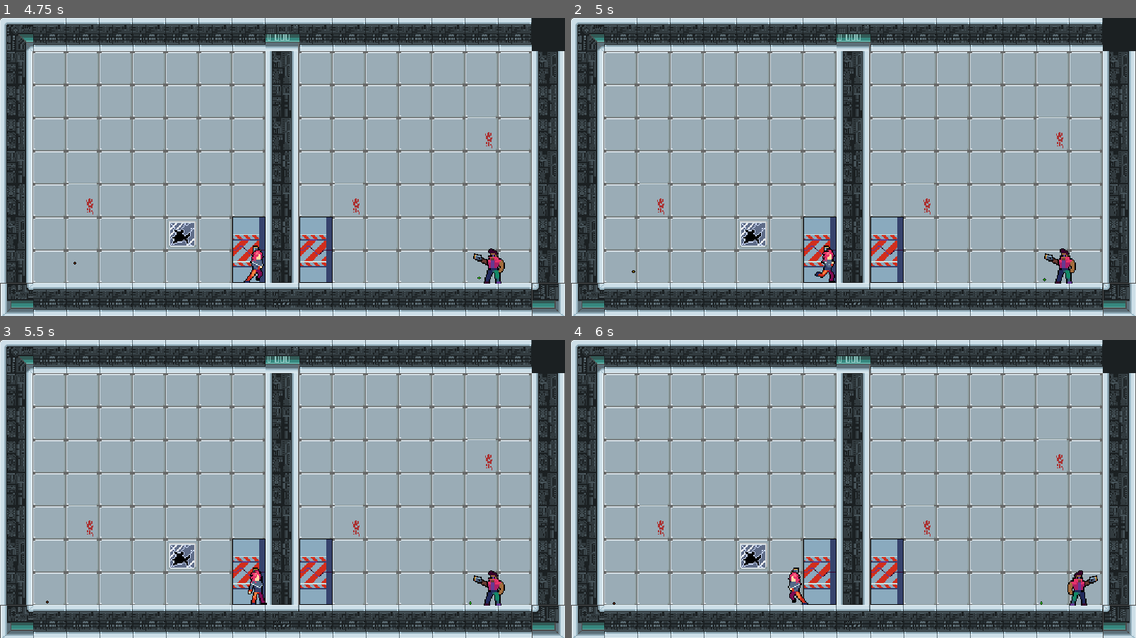
Above: before the commit, frames 1-4 (two rows, left to right).
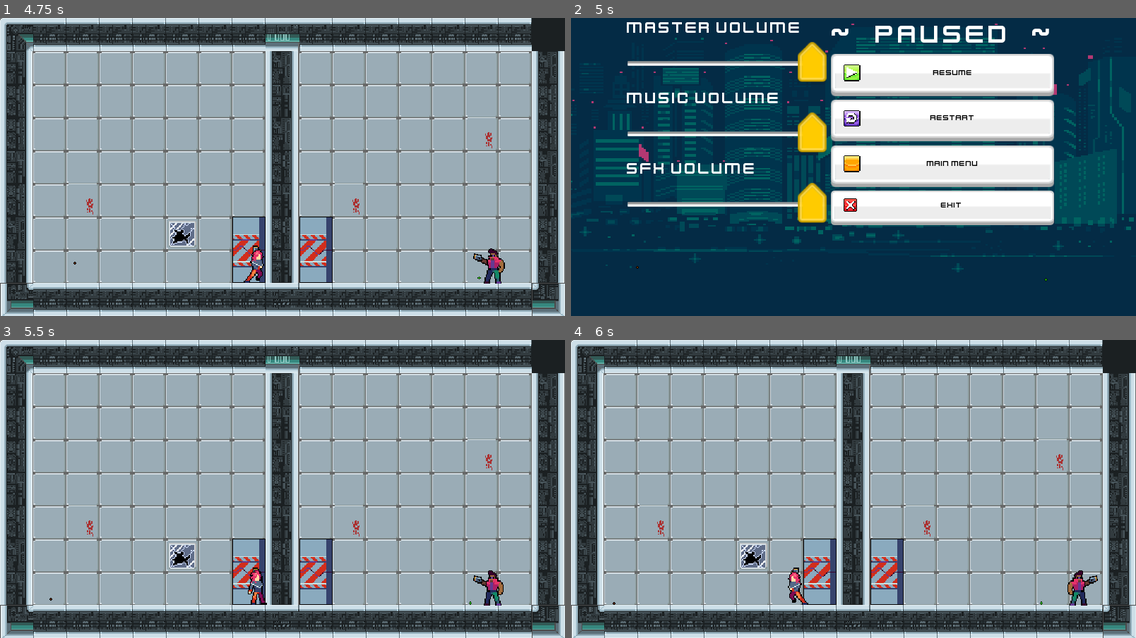
Above: after the commit, the same moments.

Repository: Pepereiram/carpincho-repo
Game: Godot game, scene res://menu/Mainmenu.tscn
The game is run twice, just before and just after one commit, with the same random seed, the same clock (stepped at 60 frames per second) and the same inputs.
Inputs (mouse positions are in pixels of both pictures, inside the frame that each line leads up to):
- Up to frame 1 (4.75 s): click "Play" at 0.5 s; hold D (move_right) 1.28-2.78 s; tap Down (apuntar_abajo2) at 1.35 s; tap W (apuntar_arriba) at 1.52, 2.27, 3.77, 4.52 s; tap Up (apuntar_arriba2) at 2.1 s; hold A (move_left) 2.78-3.53 s; tap C (lanzar1) at 2.85 s; hold D (move_right) from 3.53 s (still down); tap . (lanzar2) at 3.6 s; tap Left (move_left2) at 4.35 s
- Up to frame 2 (5 s): keep holding D (move_right); tap Escape (pauseMenu) at 4.9 s
- Up to frame 3 (5.5 s): release D (move_right) at 5 s; click (372, 396) at 5 s, where only the run after the commit has a clickable "Resume"
- Up to frame 4 (6 s): hold A (move_left) from 5.78 s (still down); tap Right (move_right2) at 5.85 s

Frame 1 is identical in both runs. In frame 2, 99% of the frame differs, in the area x 0-100%, y 0-100%; in frame 3, 0.1%; in frame 4, nothing differs.

Commit message:
Music bus added and Music added

Diff:
--- a/project/Scenes/Entities/Carpincho.tscn
+++ b/project/Scenes/Entities/Carpincho.tscn
@@ -724,14 +724,13 @@
 texture = ExtResource( 1 )
 hframes = 9
 vframes = 9
-frame = 13
+frame = 9
 
 [node name="drone" type="Sprite" parent="Pivot"]
 position = Vector2( -6, 35 )
 scale = Vector2( 2, 2 )
 texture = ExtResource( 3 )
 hframes = 4
-frame = 2
 
 [node name="explosion" type="Sprite" parent="Pivot"]
 position = Vector2( -5, 43 )
--- a/project/Scenes/Levels/escape_lvl1.tscn
+++ b/project/Scenes/Levels/escape_lvl1.tscn
@@ -1,10 +1,11 @@
-[gd_scene load_steps=6 format=2]
+[gd_scene load_steps=7 format=2]
 
 [ext_resource path="res://Scenes/Entities/NewPlayer/NewPlayer1.tscn" type="PackedScene" id=1]
 [ext_resource path="res://Scenes/Entities/NewPlayer/NewPlayer2.tscn" type="PackedScene" id=2]
 [ext_resource path="res://Scenes/tilemapTest.tscn" type="PackedScene" id=3]
 [ext_resource path="res://Scenes/Props/level_script.gd" type="Script" id=4]
 [ext_resource path="res://Scenes/Props/final_door.tscn" type="PackedScene" id=5]
+[ext_resource path="res://menu/PauseMenu/PauseMenu.tscn" type="PackedScene" id=6]
 
 [node name="escape_lvl1" type="Node2D"]
 script = ExtResource( 4 )
@@ -28,3 +29,10 @@
 
 [node name="pj2" parent="." instance=ExtResource( 2 )]
 position = Vector2( 488, 240 )
+
+[node name="PauseMenu" parent="." instance=ExtResource( 6 )]
+visible = false
+margin_left = 54.0
+margin_top = 1.0
+margin_right = 468.0
+margin_bottom = 201.0
--- /dev/null
+++ b/project/default_bus_layout.tres
@@ -0,0 +1,21 @@
+[gd_resource type="AudioBusLayout" format=2]
+
+[resource]
+bus/1/name = "BGM"
+bus/1/solo = false
+bus/1/mute = false
+bus/1/bypass_fx = false
+bus/1/volume_db = -10.0692
+bus/1/send = "Master"
+bus/2/name = "SFX"
+bus/2/solo = false
+bus/2/mute = false
+bus/2/bypass_fx = false
+bus/2/volume_db = 0.0
+bus/2/send = "Master"
+bus/3/name = "UI"
+bus/3/solo = false
+bus/3/mute = false
+bus/3/bypass_fx = false
+bus/3/volume_db = 0.0
+bus/3/send = "Master"
--- a/project/menu/Mainmenu.tscn
+++ b/project/menu/Mainmenu.tscn
@@ -1,10 +1,11 @@
-[gd_scene load_steps=8 format=2]
+[gd_scene load_steps=9 format=2]
 
 [ext_resource path="res://menu/menu.gd" type="Script" id=1]
 [ext_resource path="res://menu/theme.tres" type="Theme" id=2]
 [ext_resource path="res://menu/ui/kenneyUI-blue.tres" type="Theme" id=3]
 [ext_resource path="res://menu/cyberpunk-street-files/PNG/layers/far-buildings.png" type="Texture" id=4]
 [ext_resource path="res://menu/ui/kenneyUI.tres" type="Theme" id=5]
+[ext_resource path="res://assets/music/Space Music Pack/menu.wav" type="AudioStream" id=6]
 
 [sub_resource type="DynamicFont" id=3]
 
@@ -64,4 +65,9 @@
 theme = ExtResource( 5 )
 text = "Exit"
 
+[node name="AudioStreamPlayer" type="AudioStreamPlayer" parent="."]
+stream = ExtResource( 6 )
+autoplay = true
+bus = "BGM"
+
 [connection signal="pressed" from="VBoxContainer/exit" to="." method="_on_exit_pressed"]
--- a/project/menu/PauseMenu/PauseMenu.gd
+++ b/project/menu/PauseMenu/PauseMenu.gd
@@ -4,14 +4,18 @@
 onready var restart = $"%restart"
 onready var main_menu = $"%mainMenu"
 onready var exit = $"%exit"
-
+onready var master_volume = $"%MasterS"
+onready var music_volume = $"%MusicS"
+onready var sfx_volume = $"%sfxS"
 
 func _ready():
 	resume.connect("pressed",self, "_on_resume_pressed")
 	restart.connect("pressed",self, "_on_restart_pressed")
 	main_menu.connect("pressed",self, "_on_main_menu_pressed")
 	exit.connect("pressed",self, "_on_exit_pressed")
-
+	master_volume.connect("value_changed", self, "_on_masterV_value_changed")
+	music_volume.connect("value_changed", self, "_on_musicV_value_changed")
+	sfx_volume.connect("value_changed", self, "_on_sfxV_value_changed")
 	hide()
 
 func _input(event):
@@ -34,3 +38,12 @@
 
 func _on_exit_pressed():
 	get_tree().quit()
+
+func _on_masterV_value_changed(value: float):
+	AudioServer.set_bus_volume_db(AudioServer.get_bus_index("Master"), linear2db(value))
+
+func _on_musicV_value_changed(value: float):
+	AudioServer.set_bus_volume_db(AudioServer.get_bus_index("BGM"), linear2db(value))
+
+func _on_sfxV_value_changed(value: float):
+	AudioServer.set_bus_volume_db(AudioServer.get_bus_index("SFX"), linear2db(value))
--- a/project/menu/PauseMenu/PauseMenu.tscn
+++ b/project/menu/PauseMenu/PauseMenu.tscn
@@ -1,10 +1,12 @@
-[gd_scene load_steps=10 format=2]
+[gd_scene load_steps=12 format=2]
 
 [ext_resource path="res://menu/ui/kenneyUI.tres" type="Theme" id=1]
 [ext_resource path="res://menu/ui/kenneyUI-blue.tres" type="Theme" id=2]
 [ext_resource path="res://menu/PauseMenu/PauseMenu.gd" type="Script" id=3]
 [ext_resource path="res://menu/cyberpunk-street-files/PNG/layers/far-buildings.png" type="Texture" id=4]
 [ext_resource path="res://assets/sprites/buttons/button UI.png" type="Texture" id=5]
+[ext_resource path="res://assets/music/Space Music Pack/menu.wav" type="AudioStream" id=6]
+[ext_resource path="res://menu/ui/kenneyUI-yellow.tres" type="Theme" id=7]
 
 [sub_resource type="AtlasTexture" id=1]
 atlas = ExtResource( 5 )
@@ -24,27 +26,91 @@
 
 [node name="PauseMenu" type="MarginContainer"]
 pause_mode = 2
-anchor_left = 1.0
-anchor_right = 1.0
+anchor_left = 0.5
+anchor_right = 0.5
 anchor_bottom = 1.0
-margin_left = -218.0
+margin_left = -207.0
+margin_right = 207.0
 rect_pivot_offset = Vector2( -283, -93 )
 script = ExtResource( 3 )
 
 [node name="Sprite" type="Sprite" parent="."]
-position = Vector2( 18, 101 )
-scale = Vector2( 1.58594, 1.05729 )
+position = Vector2( 214, 144 )
+scale = Vector2( 2.30079, 1.53385 )
 texture = ExtResource( 4 )
 
-[node name="VBoxContainer" type="VBoxContainer" parent="."]
-margin_right = 218.0
+[node name="AudioStreamPlayer" type="AudioStreamPlayer" parent="."]
+stream = ExtResource( 6 )
+autoplay = true
+bus = "BGM"
+
+[node name="HBoxContainer" type="HBoxContainer" parent="."]
+margin_top = 44.0
+margin_right = 414.0
+margin_bottom = 244.0
+size_flags_horizontal = 0
+size_flags_vertical = 4
+theme = ExtResource( 7 )
+
+[node name="VBoxContainer2" type="VBoxContainer" parent="HBoxContainer"]
+margin_right = 192.0
+margin_bottom = 200.0
+
+[node name="MasterV" type="Label" parent="HBoxContainer/VBoxContainer2"]
+margin_right = 192.0
+margin_bottom = 18.0
+rect_pivot_offset = Vector2( -82, -94 )
+text = "Master Volume"
+
+[node name="MasterS" type="HSlider" parent="HBoxContainer/VBoxContainer2"]
+unique_name_in_owner = true
+margin_top = 22.0
+margin_right = 192.0
+margin_bottom = 64.0
+max_value = 1.0
+step = 0.01
+value = 1.0
+
+[node name="MusicV" type="Label" parent="HBoxContainer/VBoxContainer2"]
+margin_top = 68.0
+margin_right = 192.0
+margin_bottom = 86.0
+text = "Music volume"
+
+[node name="MusicS" type="HSlider" parent="HBoxContainer/VBoxContainer2"]
+unique_name_in_owner = true
+margin_top = 90.0
+margin_right = 192.0
+margin_bottom = 132.0
+max_value = 1.0
+step = 0.01
+value = 1.0
+
+[node name="SFXV" type="Label" parent="HBoxContainer/VBoxContainer2"]
+margin_top = 136.0
+margin_right = 192.0
+margin_bottom = 154.0
+text = "Sfx volume"
+
+[node name="sfxS" type="HSlider" parent="HBoxContainer/VBoxContainer2"]
+unique_name_in_owner = true
+margin_top = 158.0
+margin_right = 192.0
+margin_bottom = 200.0
+max_value = 1.0
+step = 0.01
+value = 1.0
+
+[node name="VBoxContainer" type="VBoxContainer" parent="HBoxContainer"]
+margin_left = 196.0
+margin_right = 414.0
 margin_bottom = 199.0
 size_flags_horizontal = 4
 size_flags_vertical = 4
 size_flags_stretch_ratio = 3.21
 theme = ExtResource( 1 )
 
-[node name="Label" type="Label" parent="VBoxContainer"]
+[node name="Label" type="Label" parent="HBoxContainer/VBoxContainer"]
 margin_right = 218.0
 margin_bottom = 30.0
 theme = ExtResource( 2 )
@@ -53,7 +119,7 @@
 valign = 1
 max_lines_visible = 10
 
-[node name="resume" type="Button" parent="VBoxContainer"]
+[node name="resume" type="Button" parent="HBoxContainer/VBoxContainer"]
 unique_name_in_owner = true
 margin_top = 34.0
 margin_right = 218.0
@@ -63,7 +129,7 @@
 text = "Resume"
 icon = SubResource( 1 )
 
-[node name="restart" type="Button" parent="VBoxContainer"]
+[node name="restart" type="Button" parent="HBoxContainer/VBoxContainer"]
 unique_name_in_owner = true
 margin_top = 78.0
 margin_right = 218.0
@@ -72,7 +138,7 @@
 text = "Restart"
 icon = SubResource( 2 )
 
-[node name="mainMenu" type="Button" parent="VBoxContainer"]
+[node name="mainMenu" type="Button" parent="HBoxContainer/VBoxContainer"]
 unique_name_in_owner = true
 margin_top = 122.0
 margin_right = 218.0
@@ -80,7 +146,7 @@
 text = "Main Menu"
 icon = SubResource( 3 )
 
-[node name="exit" type="Button" parent="VBoxContainer"]
+[node name="exit" type="Button" parent="HBoxContainer/VBoxContainer"]
 unique_name_in_owner = true
 margin_top = 166.0
 margin_right = 218.0
Not shown, added: project/assets/music/Space Music Pack/battle.wav.import
Not shown, added: project/assets/music/Space Music Pack/fx/alien-talk-1.wav.import
Not shown, added: project/assets/music/Space Music Pack/fx/alien-talk-2.wav.import
Not shown, added: project/assets/music/Space Music Pack/fx/alien-talk-3.wav.import
Not shown, added: project/assets/music/Space Music Pack/fx/scream.wav.import
Not shown, added: project/assets/music/Space Music Pack/fx/start-level.wav.import
Not shown, added: project/assets/music/Space Music Pack/in-the-wreckage.wav.import
Not shown, added: project/assets/music/Space Music Pack/loading.wav.import
Not shown, added: project/assets/music/Space Music Pack/meet-the-princess.wav.import
Not shown, added: project/assets/music/Space Music Pack/menu.wav.import
Not shown, added: project/assets/music/Space Music Pack/slow-travel.wav.import
